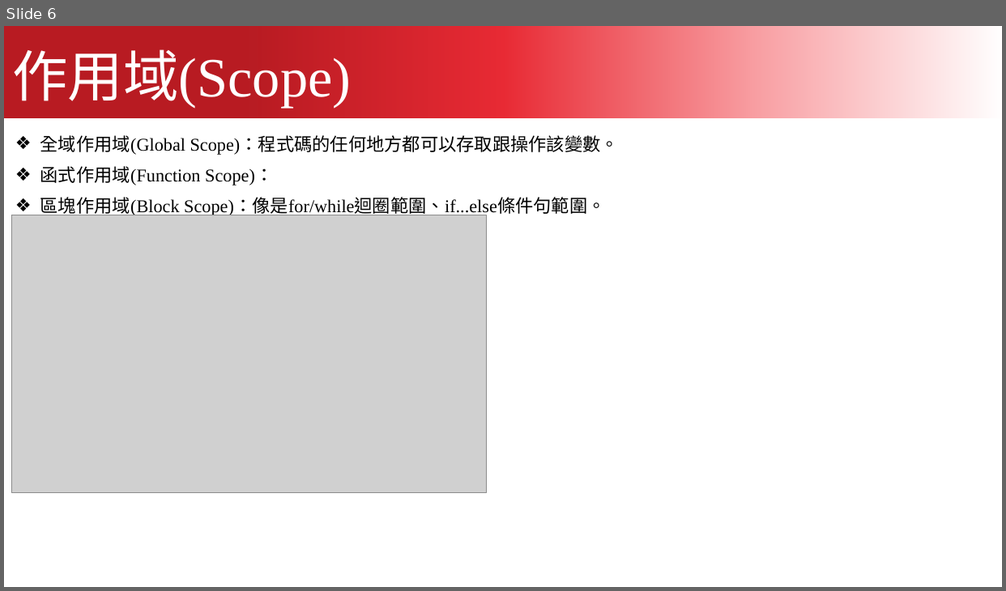
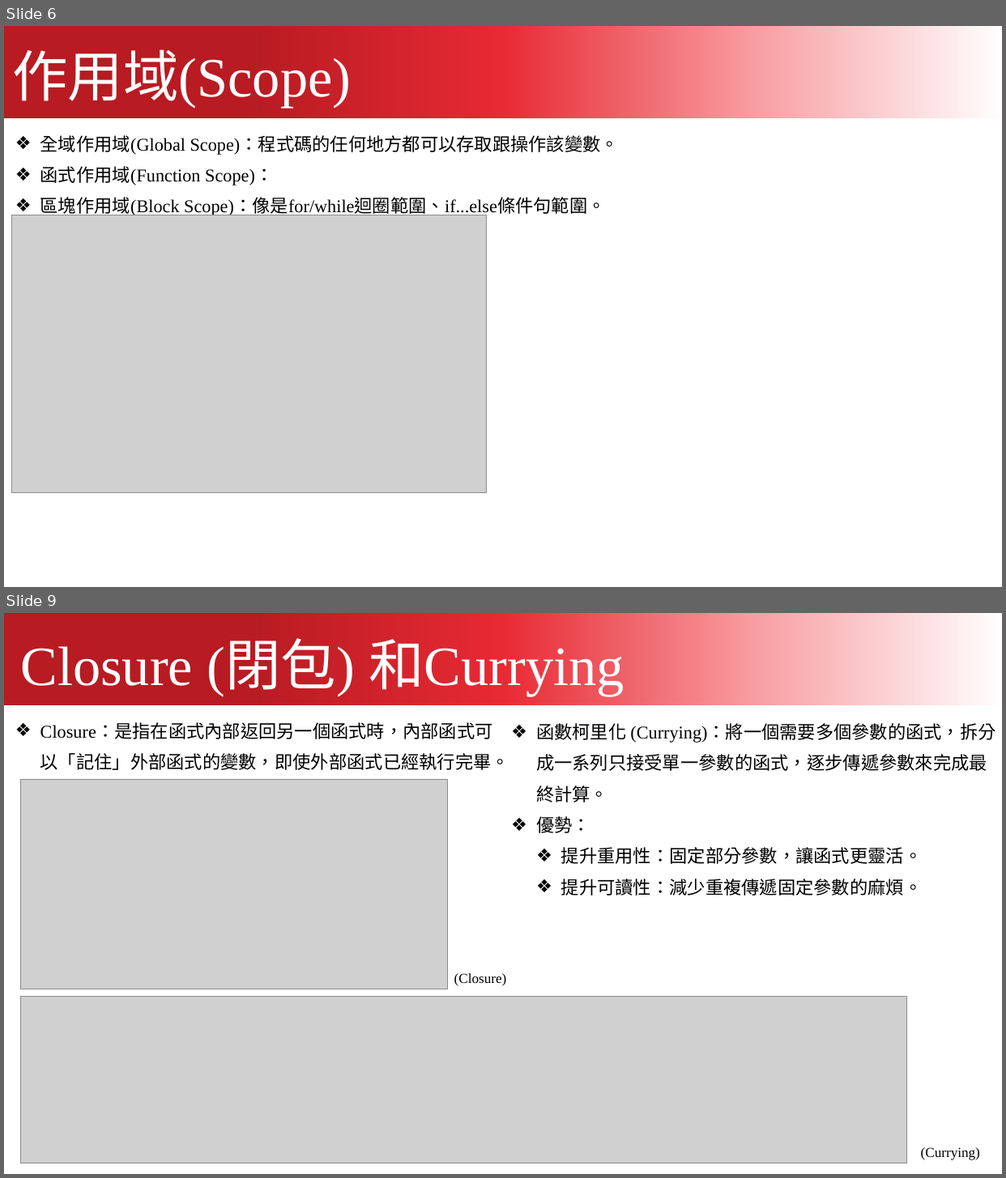
Before and after one commit to kcwc1029/blog, a slide deck: 互動網頁設計/JavaScript/javascript_01.pptx. Shown one above the other, each under a label of ours: slide 6 before the commit, slides 6 and 9 after it; the slides between them are not shown. The pictures are 1006x591 and 1006x1178 pixels, drawn with LibreOffice and Linux fonts; fonts in the diff are those of the drawing; grey boxes stand for pictures. Boxes give left, top, right and bottom in pixels: in the first picture for what was removed or moved away, otherwise in the second. Text is boxed around its words. In the diff, an @@ line names an element or a change of style, - is before the commit and + after.

```diff
--- a/互動網頁設計/JavaScript/javascript_01.pptx
+++ b/互動網頁設計/JavaScript/javascript_01.pptx
@@ slide 9 added at [4, 613, 1002, 1174], background #FFFFFF @@
@@ freeform shape added at [4, 613, 1002, 705], fill gradient #B81B22 to #E82A34 to #F89DA1 to #FFFFFF @@
@@ text added at [21, 628, 624, 699], 80 pt, text #FFFFFF @@
+Closure (閉包) 和Currying
@@ text added at [40, 723, 509, 770], 26 pt, text #000000 @@
+❖ Closure：是指在函式內部返回另一個函式時，內部函式可以「記住」外部函式的變數，即使外部函式已經執行完畢。
@@ text added at [536, 723, 996, 896], 26 pt, text #000000 @@
+❖ 函數柯里化 (Currying)：將一個需要多個參數的函式，拆分成一系列只接受單一參數的函式，逐步傳遞參數來完成最終計算。
+❖ 優勢：
+  ❖ 提升重用性：固定部分參數，讓函式更靈活。
+  ❖ 提升可讀性：減少重複傳遞固定參數的麻煩。
@@ picture added at [20, 779, 447, 989] @@
@@ text added at [454, 973, 507, 986], 20 pt, text #000000 @@
+(Closure)
@@ picture added at [20, 996, 906, 1163] @@
@@ text added at [921, 1148, 980, 1161], 20 pt, text #000000 @@
+(Currying)
```
Also in this commit, not shown: 3 slides changed, 14 other slides added, 14 other files.
